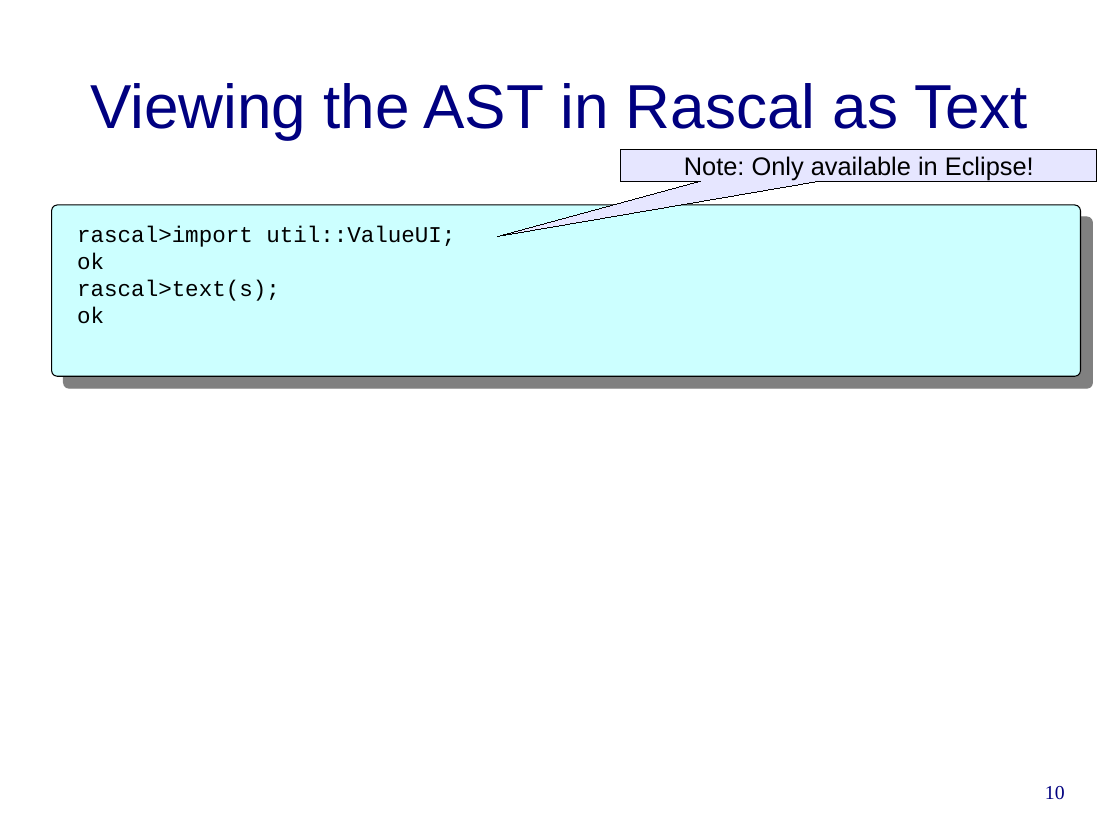
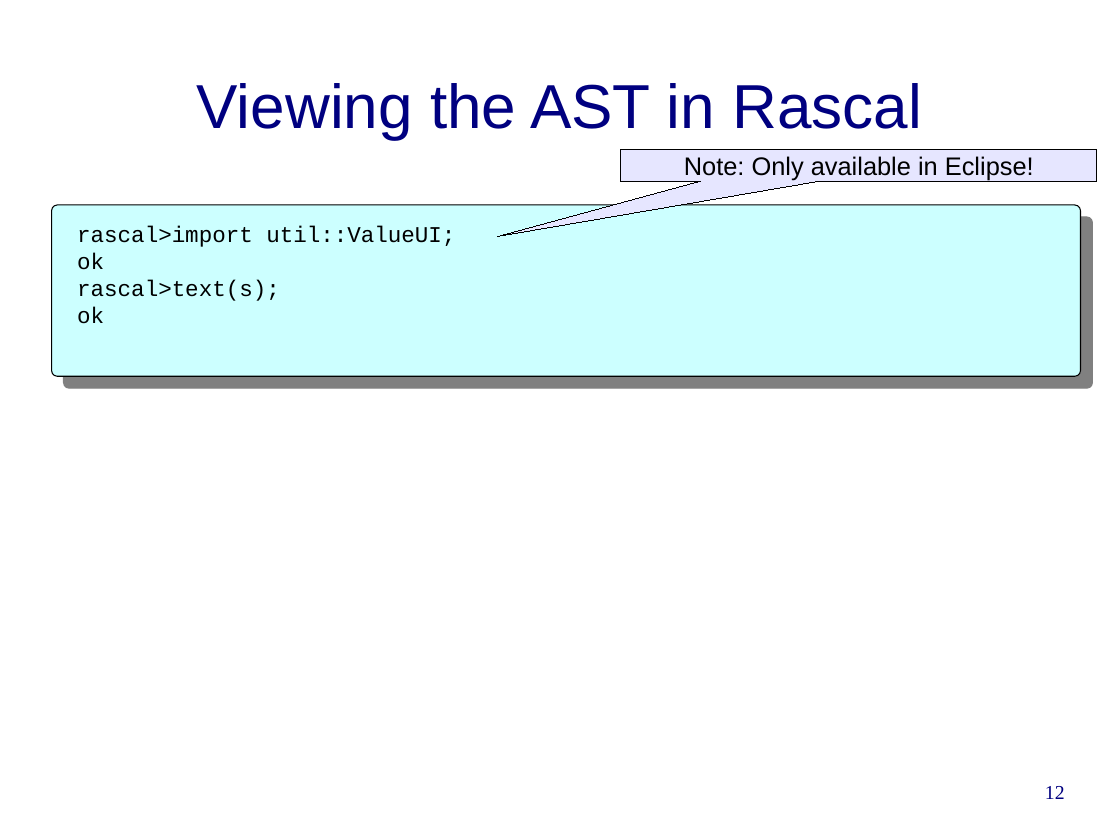
Before and after one commit to cwi-swat/rascal-course-pldi-2015, a slide deck: slide 12 of presentations/PHP-analysis.odp (slide 10 before the commit). Drawn at 1120x840 pixels with LibreOffice and Linux fonts; fonts in the diff are those of the drawing; background and template pictures are left out. Boxes give left, top, right and bottom in pixels: in the first picture for what was removed or moved away, otherwise in the second. Text is boxed around its words. In the diff, an @@ line names an element or a change of style, - is before the commit and + after.

```diff
--- a/presentations/PHP-analysis.odp
+++ b/presentations/PHP-analysis.odp
@@ title at (197,83,922,139): text changed @@
-Viewing the AST in Rascal as Text
+Viewing the AST in Rascal
@@ page number at (1045,786,1065,799): text changed @@
-10
+12
```
Also in this commit, not shown: 7 other slides changed, 3 slides added, 4 slides removed.
